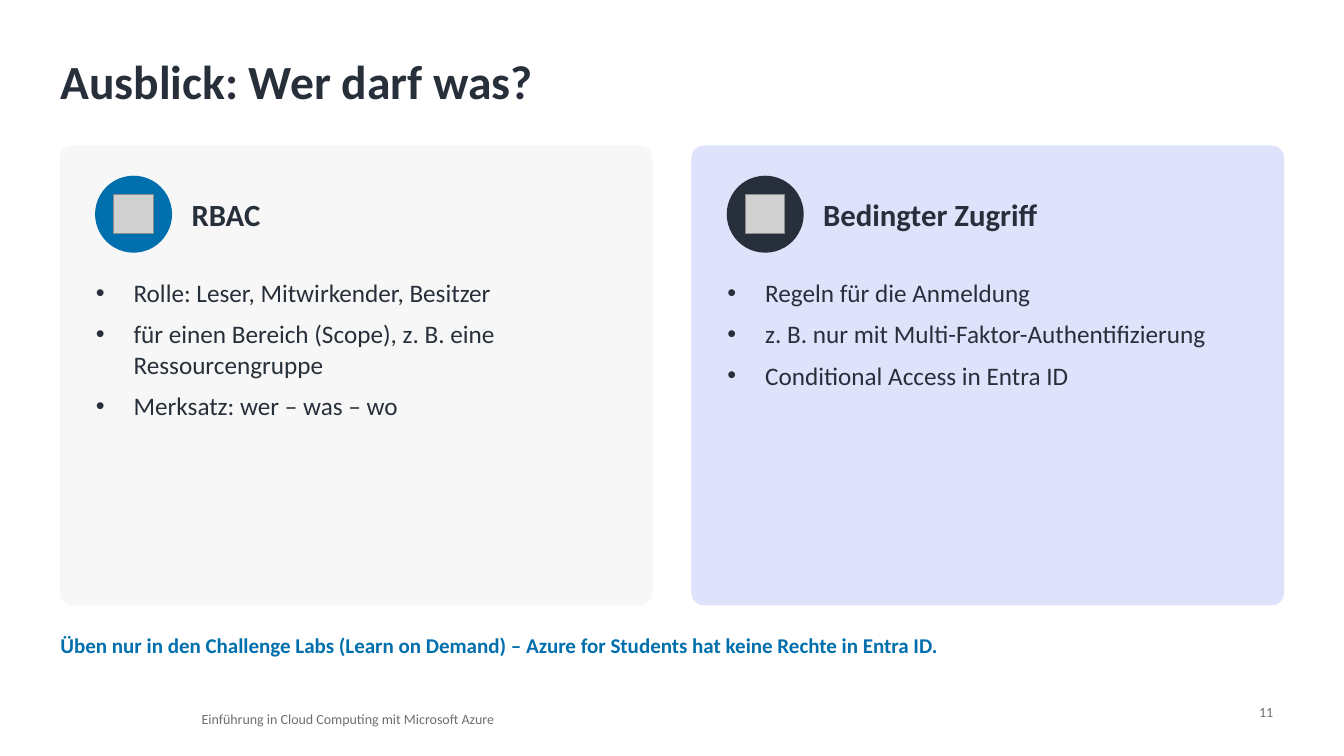
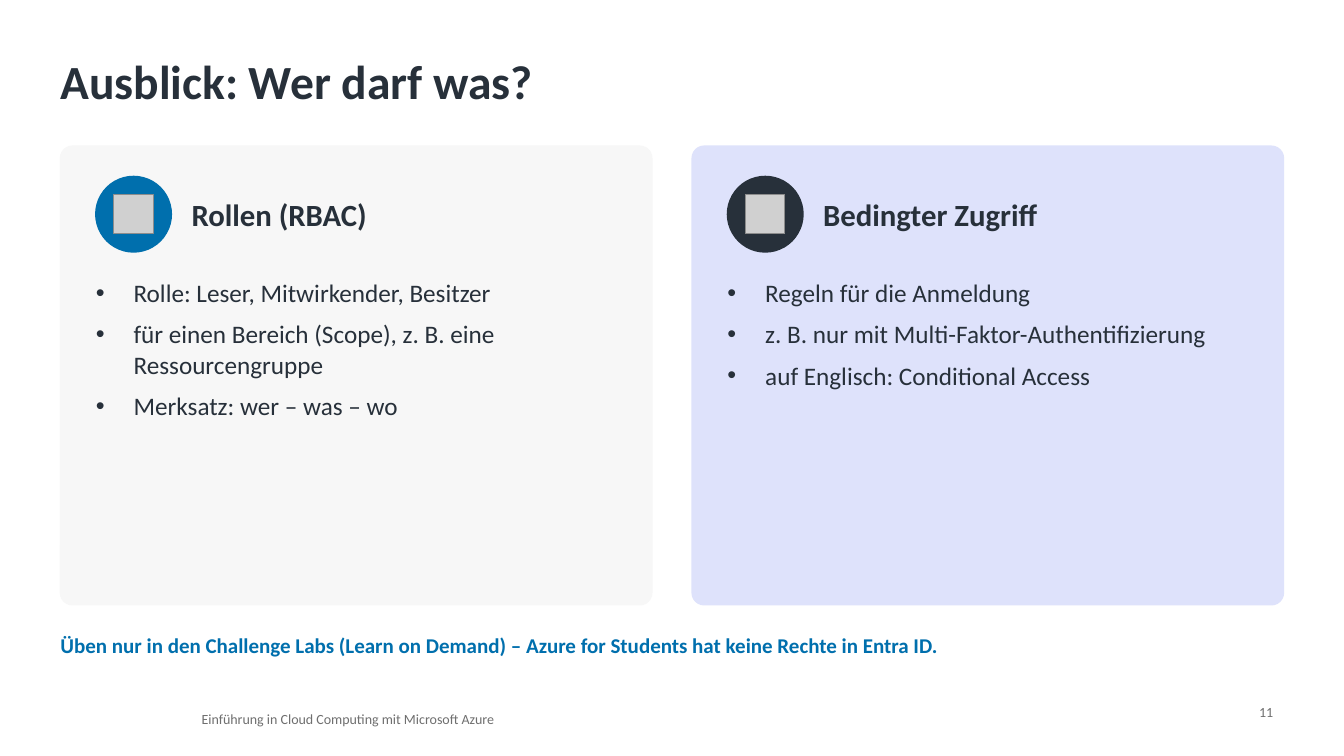
Before and after one commit to pat-teacher/azure-basics-training, a slide deck: slide 11 of praesentationen/input-03-azure-aufbau.pptx. Drawn at 1344x756 pixels with LibreOffice and Linux fonts; fonts in the diff are those of the drawing; grey boxes stand for pictures; background and template pictures are left out. Boxes give left, top, right and bottom in pixels: in the first picture for what was removed or moved away, otherwise in the second. Text is boxed around its words. In the diff, an @@ line names an element or a change of style, - is before the commit and + after.

```diff
--- a/praesentationen/input-03-azure-aufbau.pptx
+++ b/praesentationen/input-03-azure-aufbau.pptx
@@ text at (x1=192, y1=203, x2=367, y2=231): text changed @@
-RBAC
+Rollen (RBAC)
@@ text at (x1=765, y1=367, x2=1090, y2=390): text changed @@
-• Conditional Access in Entra ID
+• auf Englisch: Conditional Access
```
Also in this commit, not shown: 3 other slides changed, 44 other files.
